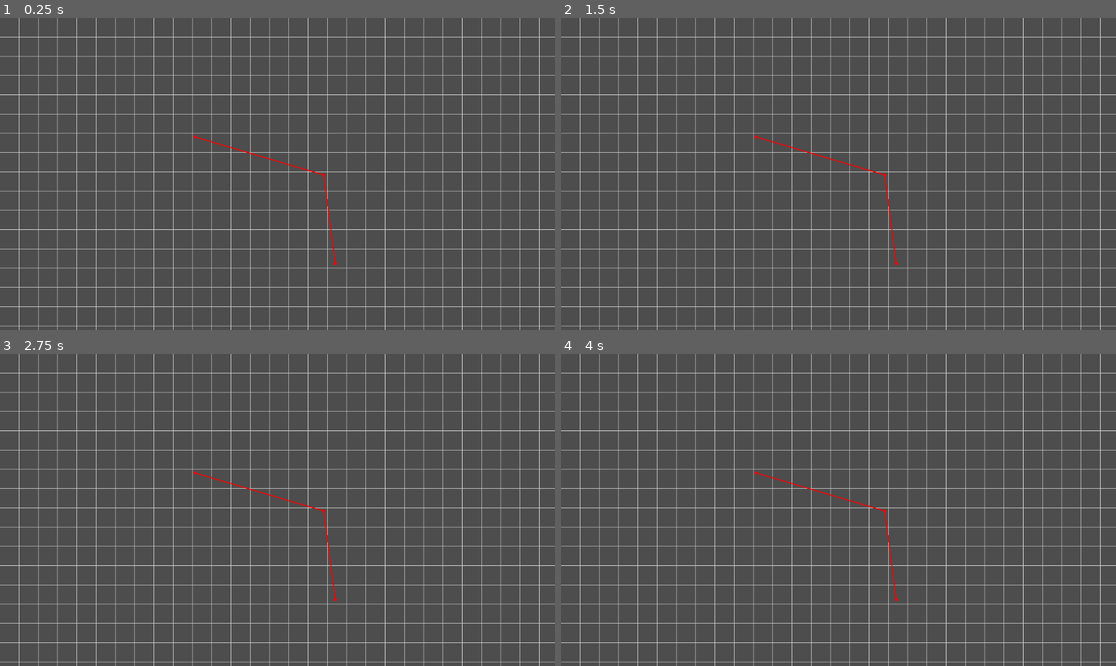
Above: before the commit, frames 1-4 (two rows, left to right).
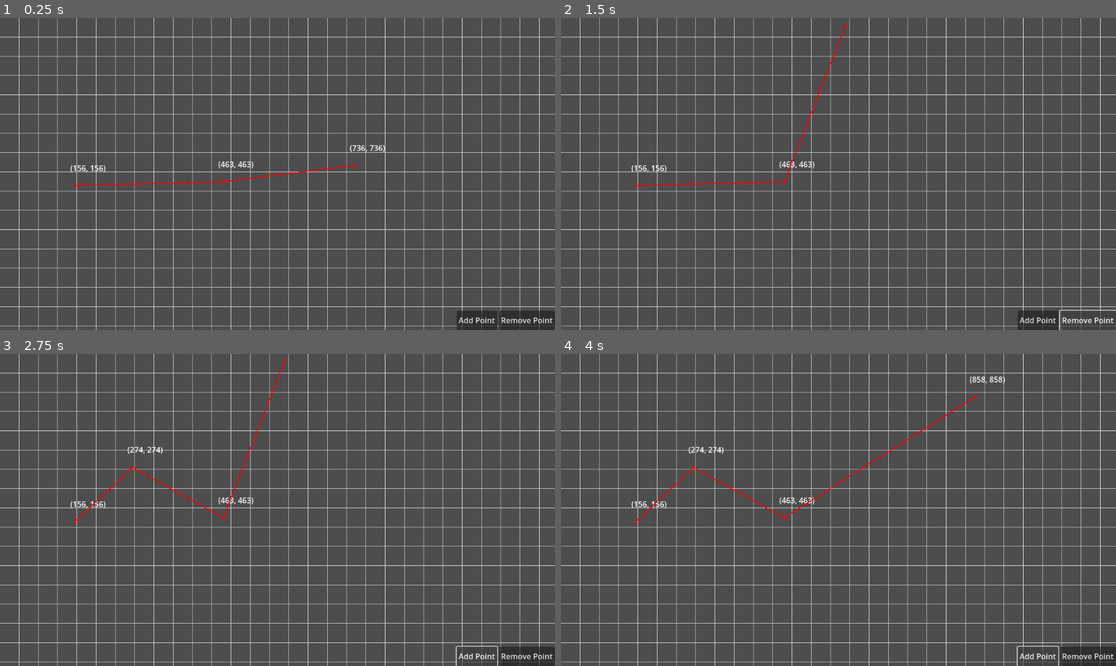
Above: after the commit, the same moments.

Repository: Boris14/Catmull-Rom
Game: Godot game, scene res://Main.tscn
Two runs of this game, one before a commit and one after it. Both use one fixed random seed, a clock stepped at 60 frames per second and the inputs below.
Inputs (mouse positions are in pixels of both pictures, inside the frame that each line leads up to):
- Up to frame 1 (0.25 s): no input
- Up to frame 2 (1.5 s): click (1038, 320) at 0.5 s, where only the run after the commit has a clickable "Add Point"; click (1088, 320) at 1.25 s, where only the run after the commit has a clickable "Remove Point"
- Up to frame 3 (2.75 s): click (477, 656) at 2 s, where only the run after the commit has a clickable "Add Point"
- Up to frame 4 (4 s): click (1088, 656) at 2.75 s, where only the run after the commit has a clickable "Remove Point"; click (1038, 656) at 3.5 s, where only the run after the commit has a clickable "Add Point"

The runs differ from the first frame. In frame 1, 1.6% of the frame differs, in the area x 12-100%, y 37-100%; in frame 2, 1.2%; in frame 3, 1.4%; in frame 4, 1.5%.

Commit message:
Added point movement and count modification

Diff:
--- a/Main.tscn
+++ b/Main.tscn
@@ -6,12 +6,34 @@
 script = ExtResource("1_udord")
 
 [node name="Point1" type="Marker2D" parent="."]
-position = Vector2(192, 315)
-
-position = Vector2(405, 247)
+position = Vector2(156, 348)
 
 [node name="Point3" type="Marker2D" parent="."]
-position = Vector2(672, 326)
+position = Vector2(463, 340)
 
 [node name="Point4" type="Marker2D" parent="."]
-position = Vector2(696, 510)
+position = Vector2(736, 306)
+
+[node name="UICanvas" type="CanvasLayer" parent="."]
+
+[node name="HBoxContainer" type="HBoxContainer" parent="UICanvas"]
+anchors_preset = 3
+anchor_left = 1.0
+anchor_top = 1.0
+anchor_right = 1.0
+anchor_bottom = 1.0
+offset_left = -172.0
+offset_top = -40.0
+grow_horizontal = 0
+grow_vertical = 0
+alignment = 1
+
+[node name="AddPointButton" type="Button" parent="UICanvas/HBoxContainer"]
+unique_name_in_owner = true
+layout_mode = 2
+text = "Add Point"
+
+[node name="RemovePointButton" type="Button" parent="UICanvas/HBoxContainer"]
+unique_name_in_owner = true
+layout_mode = 2
+text = "Remove Point"
--- a/Scripts/GridCanvas.gd
+++ b/Scripts/GridCanvas.gd
@@ -11,30 +11,36 @@
 var points : Array[Marker2D]
 var selected_point : Marker2D = null
 
-func _ready():
+func _ready() -> void:
+	%AddPointButton.pressed.connect(_on_add_point_button_pressed)
+	%RemovePointButton.pressed.connect(_on_remove_point_button_pressed)
+
 	for child in get_children():
 		var point := child as Marker2D
 		if point:
 			points.append(point)
 
-func _input(event):
+func _input(event) -> void:
 	if event is InputEventMouseButton and event.button_index == MOUSE_BUTTON_LEFT:
 		if selected_point and not event.pressed:
 			# Stop dragging if the button is released.
 			selected_point = null
 		else:
 			for point in points:
-				if (event.position - point.position).length() < select_radius:
+				if (event.position - point.global_position).length() < select_radius:
 					# Start dragging if the click is on the sprite.
 					if not selected_point and event.pressed:
 						selected_point = point
 
 	if event is InputEventMouseMotion and selected_point:
 		# While dragging, move the sprite with the mouse.
-		selected_point.position = event.position
+		selected_point.global_position = event.position
+		queue_redraw()
 
+func _physics_process(delta: float) -> void:
+	points.sort_custom(func(p1,p2): return p1.global_position.x < p2.global_position.x)
 
-func _draw():
+func _draw() -> void:
 	var viewport_size = get_viewport_rect().size
 
 	# Draw vertical grid lines
@@ -45,9 +51,26 @@
 	for y in range(0, int(viewport_size.y), grid_size):
 		draw_line(Vector2(0, y), Vector2(viewport_size.x, y), grid_color, 1)
 
+	# Draw the points and the lines between the them
 	for i in range(points.size()):
-		if i == 0: continue
-		draw_line(points[i - 1].position, points[i].position, line_color, 2)
+		var p_pos = points[i].global_position
+		draw_circle(p_pos, 3, Color.RED)
+		draw_string(ThemeDB.fallback_font, p_pos + Vector2(-10, -30), \
+		 	"(%d, %d)" % [p_pos.x, p_pos.x], HORIZONTAL_ALIGNMENT_CENTER)
+		if i > 0:
+			draw_line(points[i - 1].global_position, p_pos, line_color, 2)
 
-	for point in points:
-		draw_circle(point.position, 3, Color.RED)
+func _on_add_point_button_pressed():
+	var new_point = Marker2D.new()
+	add_child(new_point)
+
+	var viewport_size = get_viewport_rect().size
+	new_point.global_position.x = randf_range(0, viewport_size.x)
+	new_point.global_position.y = randf_range(0, viewport_size.y)
+	points.push_back(new_point)
+	queue_redraw()
+
+func _on_remove_point_button_pressed():
+	var removed_point : Marker2D = points.pop_back()
+	removed_point.queue_free()
+	queue_redraw()
